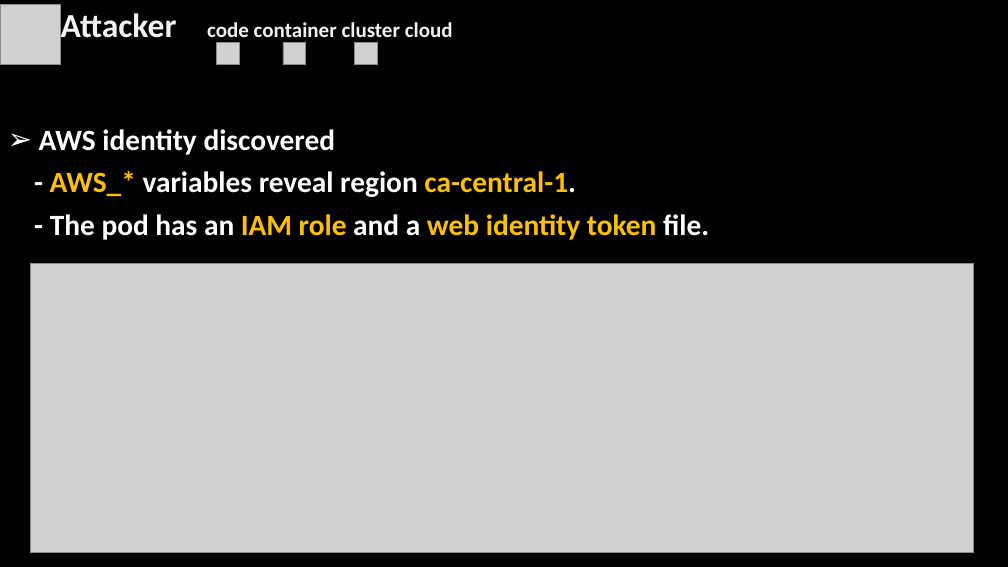
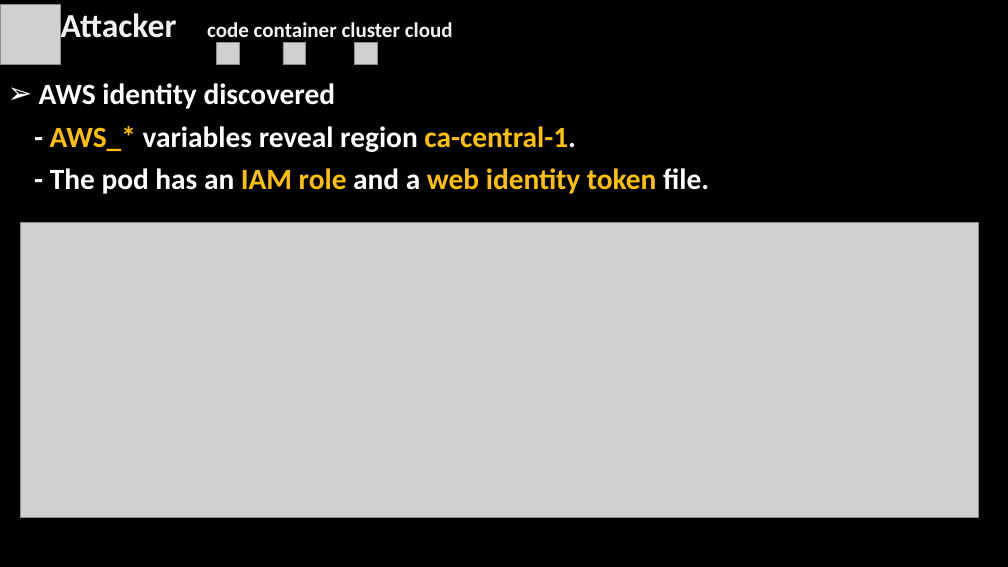
Before and after one commit to simonangel-fong/react2shell-eks, a slide deck: slide 16 of docs/slide/post01_eks_breach.pptx. Drawn at 1008x567 pixels with LibreOffice and Linux fonts; fonts in the diff are those of the drawing; grey boxes stand for pictures; background and template pictures are left out. Boxes give left, top, right and bottom in pixels: in the first picture for what was removed or moved away, otherwise in the second. Text is boxed around its words. In the diff, an @@ line names an element or a change of style, - is before the commit and + after.

```diff
--- a/docs/slide/post01_eks_breach.pptx
+++ b/docs/slide/post01_eks_breach.pptx
@@ text "AWS identity discovered": place and size @@
-text "AWS identity discovered" at [39,129,709,240]
+text "AWS identity discovered" at [39,83,709,194]
@@ picture: place and size @@
-picture at [30,263,973,553]
+picture at [20,223,979,517]
```
Also in this commit, not shown: 12 other slides changed, 13 other files.
